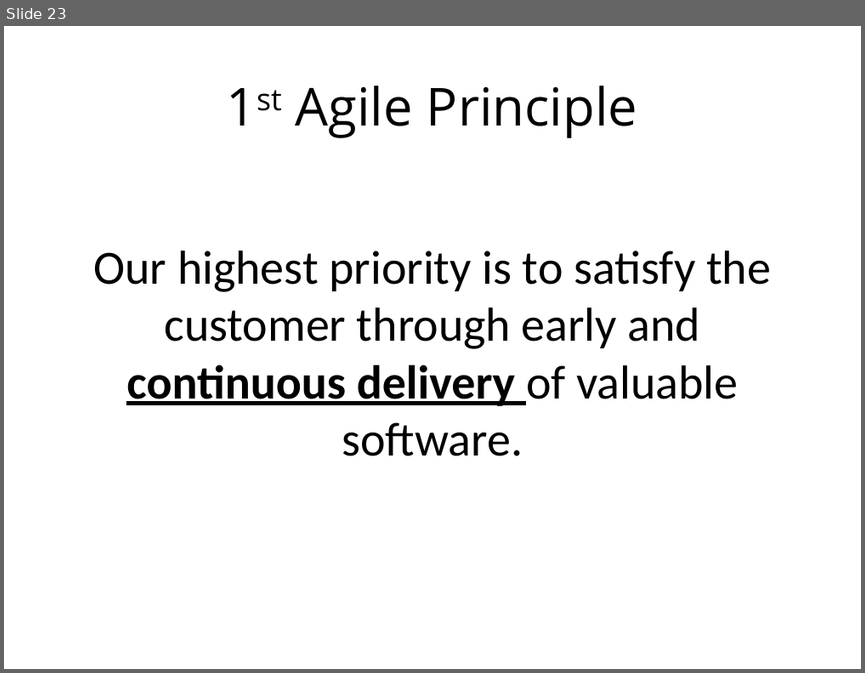
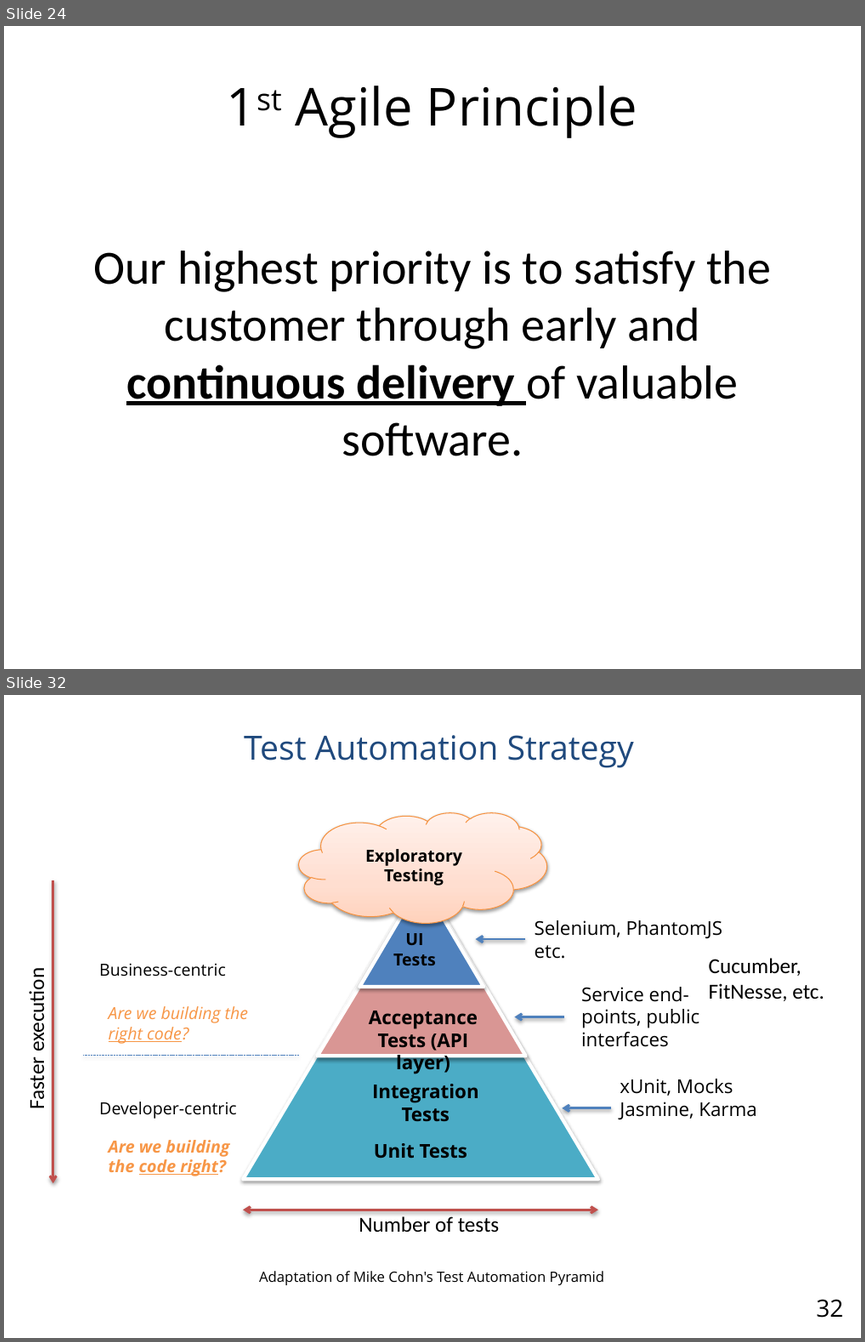
Before and after one commit to browngeek666/DevOpsPres, a slide deck: ALFDevOps.pptx. Shown one above the other, each under a label of ours: slide 23 before the commit, slides 24 and 32 after it; the slides between them are not shown. The pictures are 865x673 and 865x1342 pixels, drawn with LibreOffice and Linux fonts; fonts in the diff are those of the drawing. Boxes give left, top, right and bottom in pixels: in the first picture for what was removed or moved away, otherwise in the second. Text is boxed around its words. In the diff, an @@ line names an element or a change of style, - is before the commit and + after.

```diff
--- a/ALFDevOps.pptx
+++ b/ALFDevOps.pptx
@@ slide 32 added at [4, 695, 861, 1338], background #FFFFFF @@
@@ text added at [244, 735, 634, 768], 28 pt, text #1F497D @@
+Test Automation Strategy
@@ group added at [24, 812, 824, 1285]: 14 texts, 4 arrows, 3 triangles, 1 line, 1 cloud, 1 double arrow @@
+Service end-points, public interfaces
+xUnit, Mocks
+Jasmine, Karma
+Selenium, PhantomJS etc.
+Developer-centric
+Business-centric
+Unit Tests
+Exploratory Testing
+UI Tests
+Acceptance
+Tests (API layer)
+Integration Tests
+Faster execution
+Number of tests
+Cucumber,
+FitNesse, etc.
+Are we building the code right?
+Are we building the right code?
+Adaptation of Mike Cohn's Test Automation Pyramid
@@ page number added at [816, 1299, 843, 1317], 20 pt, text #000000 @@
+32
@@ what was slide 23 is now slide 24 @@
```
Also in this commit, not shown: 2 slides changed, 15 other slides added.
